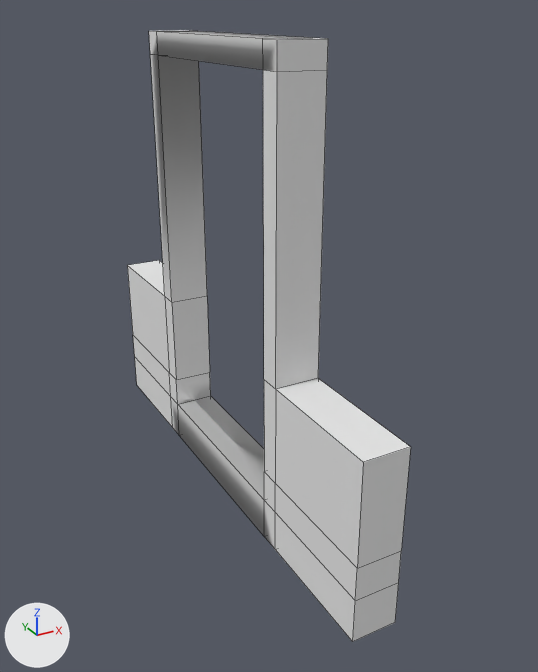
Two versions of the OBJ model TeenageSimulator/Assets/Models/DoorTile.obj, one commit apart.
Both versions are drawn from a 50 mm camera at (-7.01, -14.55, 8.97) aimed at (0.52, -0.85, 2.12). Lighting does not change. The marker at lower left points along +X, +Y and +Z. Mesh edges are drawn as thin lines. Where no turn or scale is listed for an object, it has been applied to the vertices.

In view in the first picture: 'Object_Cube'.
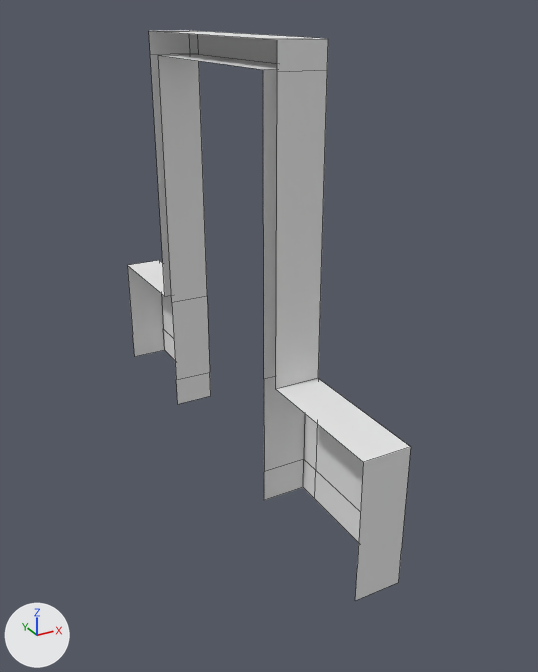
What changed in the scene script:
```text
Change me_object_cube:
    used by ob_object_cube; location = (0.0, 0.0, 0.0)
    remove me_object_cube.from_pydata(...)  # 64 vertices, 68 faces; spans x -0.5..0.5, y -6.0..6.0, z -2.0..8.5
    add me_object_cube.from_pydata(...)  # 48 vertices, 31 faces; spans x -0.5..0.5, y -6.0..6.0, z -1.0..8.5
    me_object_cube part 1
    16 vertices are removed from x -0.5..0.5, y -6.0..6.0, z -2.0..-0.25
    39 faces are deleted
    2 new faces join them
```

Location of each change, (x1, y1, x2, y2) in pixels of the pictures (538 x 672 px):
'Object_Cube', reshaped (7% shorter): before (127, 30, 411, 642); after (127, 30, 411, 601)
part 1 of me_object_cube, cut back: before (127, 31, 411, 642); after (127, 265, 411, 601)
